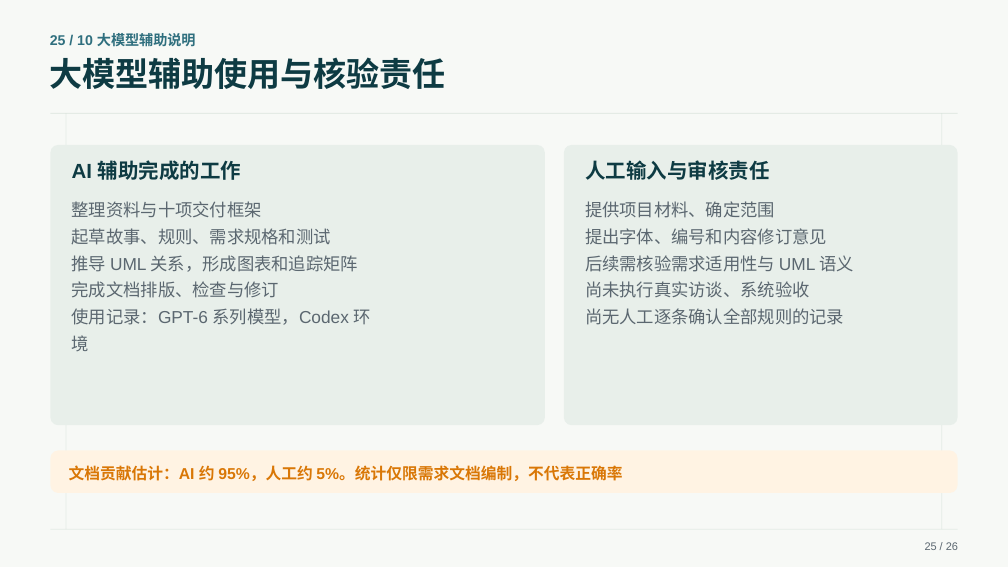
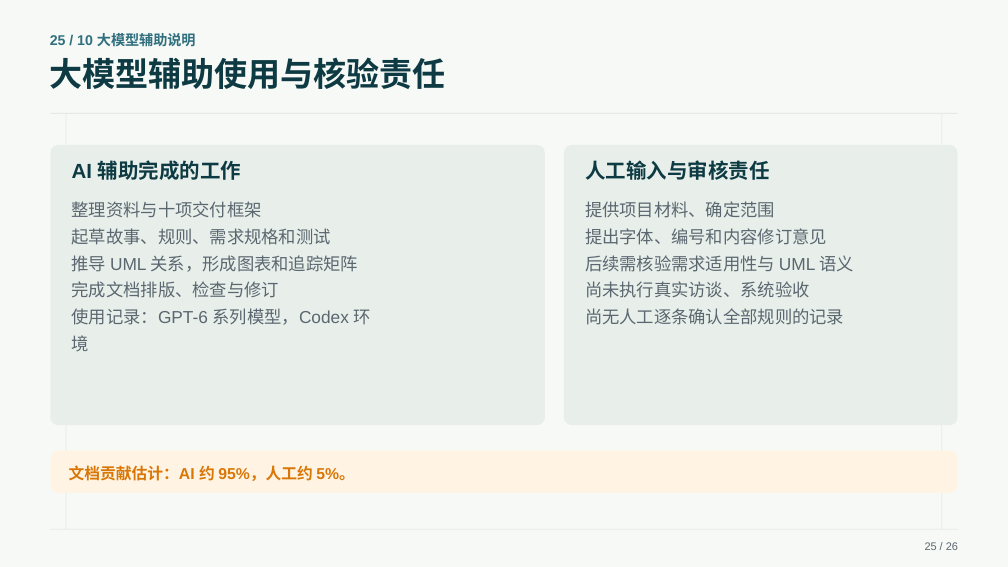
Before and after one commit to wdxf2/Paper-Agent, a slide deck: slide 25 of 需求分析/需求分析设计汇报第二版.pptx. Drawn at 1008x567 pixels with LibreOffice and Linux fonts; fonts in the diff are those of the drawing. Boxes give left, top, right and bottom in pixels: in the first picture for what was removed or moved away, otherwise in the second. Text is boxed around its words. In the diff, an @@ line names an element or a change of style, - is before the commit and + after.

Commit message:
更新需求分析设计汇报第二版

```diff
--- a/需求分析/需求分析设计汇报第二版.pptx
+++ b/需求分析/需求分析设计汇报第二版.pptx
@@ text at (69, 465, 355, 481): text changed @@
-文档贡献估计：AI 约 95%，人工约 5%。统计仅限需求文档编制，不代表正确率
+文档贡献估计：AI 约 95%，人工约 5%。
```
Also in this commit, not shown: 7 other slides changed.
